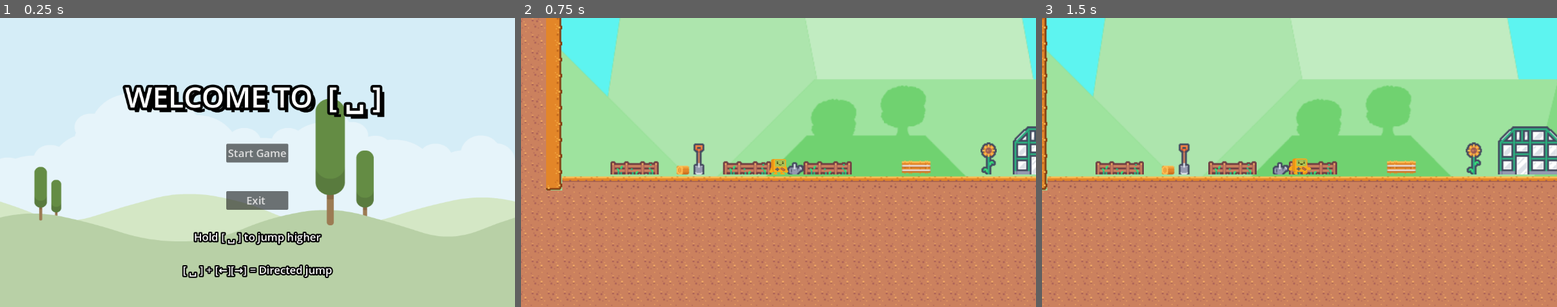
Above: before the commit, frames 1-3 (left to right).
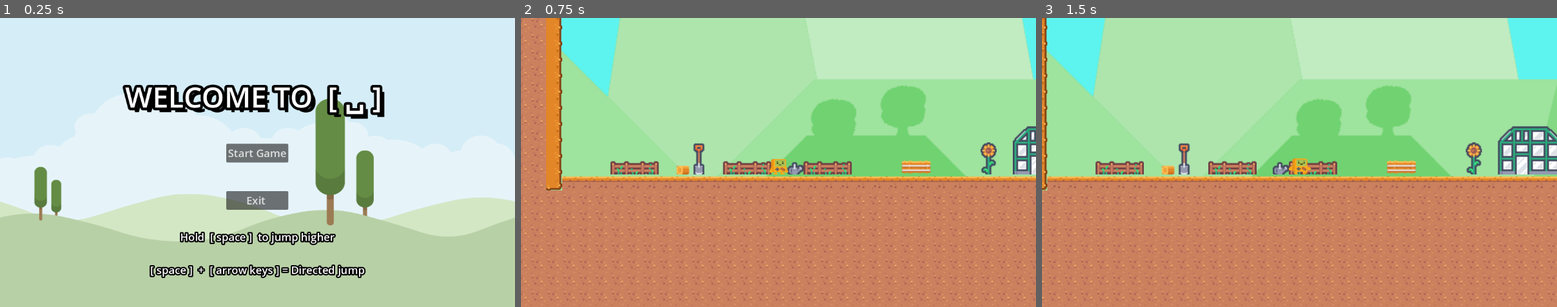
Above: after the commit, the same moments.

Repository: DiegoMichel14/Welcome-to-Space-
Game: Godot game, scene res://scenes/main_menu.tscn
Two runs of this game, one before a commit and one after it. Both use one fixed random seed, a clock stepped at 60 frames per second and the inputs below. Sound files missing from this copy of the repository are replaced by a short silence.
Inputs:
- Up to frame 1 (0.25 s): no input
- Up to frame 2 (0.75 s): click "Start Game" at 0.5 s
- Up to frame 3 (1.5 s): tap Enter at 1.25 s; hold Right (Derecha) from 1.28 s (still down)

The runs differ from the first frame. In frame 1, 2.2% of the frame differs, in the area x 29-72%, y 73-90%; in frame 2, nothing differs; in frame 3, nothing differs.

Commit message:
Tittle fixed

Diff:
--- a/scenes/main_menu.tscn
+++ b/scenes/main_menu.tscn
@@ -73,9 +73,9 @@
 theme_override_constants/outline_size = 12
 theme_override_fonts/font = SubResource("SystemFont_obltk")
 theme_override_font_sizes/font_size = 24
-text = "Hold [ ␣ ] to jump higher
+text = "Hold  [ space ]  to jump higher
 
-[ ␣ ] + [←][→] = Directed jump
+[ space ]  +  [ arrow keys ] = Directed jump
 "
 horizontal_alignment = 1
 vertical_alignment = 1
Not shown, added: export_presets.cfg
Binary file added: web/Welcome_To_Space.apple-touch-icon.png
Not shown, added: web/Welcome_To_Space.apple-touch-icon.png.import
Binary file added: web/Welcome_To_Space.icon.png
Not shown, added: web/Welcome_To_Space.icon.png.import
Binary file added: web/Welcome_To_Space.png
Not shown, added: web/Welcome_To_Space.png.import
Not shown, added: web/Welcome_To_Space.audio.worklet.js
Not shown, added: web/Welcome_To_Space.js
Not shown, added: web/Welcome_To_Space.pck
Not shown, added: web/Welcome_To_Space.wasm
Not shown, added: web/Welcome_To_Space.worker.js
(and 1 more such lines)
